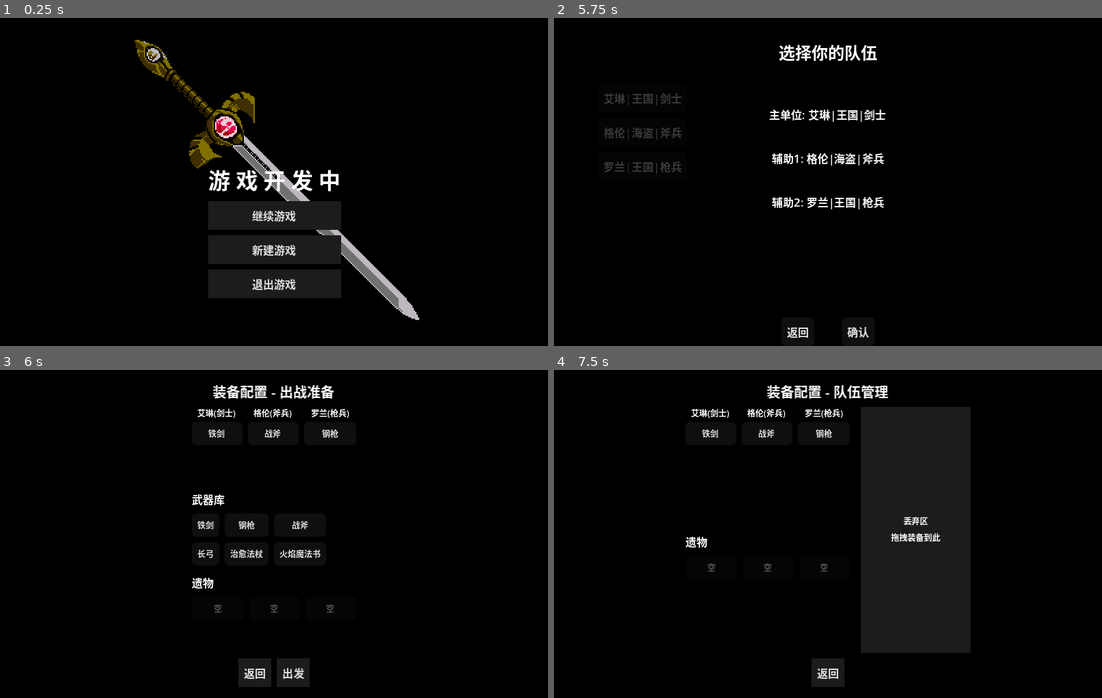
Above: before the commit, frames 1-4 (two rows, left to right).
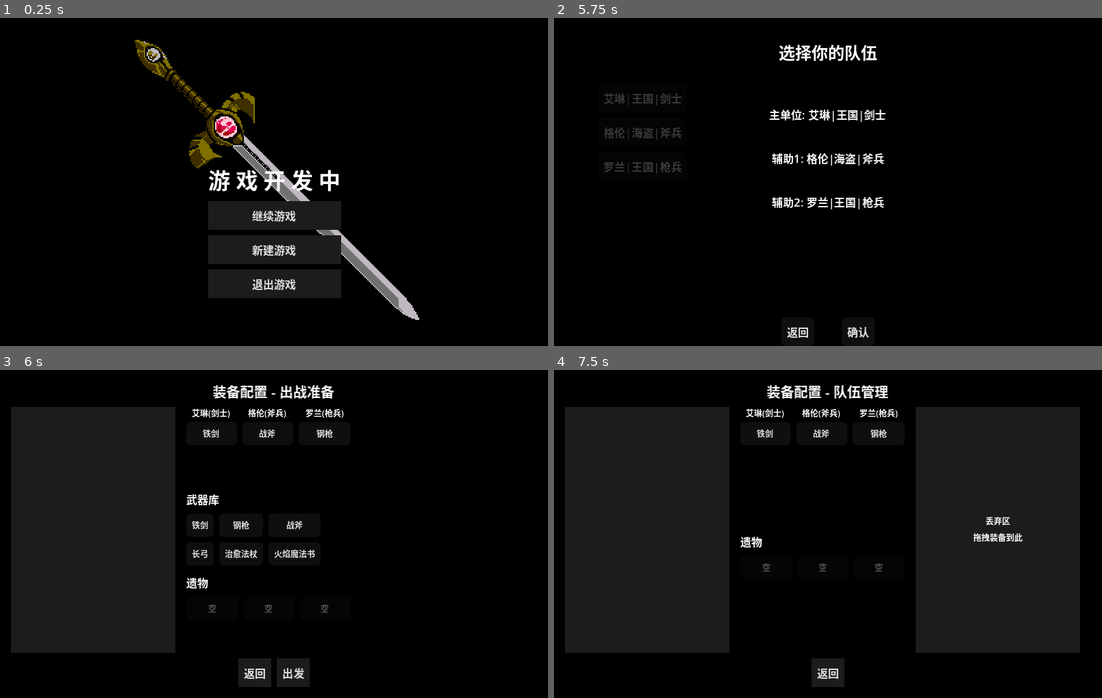
Above: after the commit, the same moments.

Repository: ZhuXilin/Dev_Project_260730
Game: Godot game, scene res://content/scenes/ui/MainMenu.tscn
Two runs of this game, one before a commit and one after it. Both use one fixed random seed, a clock stepped at 60 frames per second and the inputs below. Sound files missing from this copy of the repository are replaced by a short silence.
Inputs:
- Up to frame 1 (0.25 s): no input
- Up to frame 2 (5.75 s): click "继续游戏" at 0.5 s; click "新建游戏" at 1.25 s; click "新游戏" at 2 s; click "出战" at 2.75 s; click "艾琳|王国|剑士" at 3.5 s; click "格伦|海盗|斧兵" at 4.25 s; click "罗兰|王国|枪兵" at 5 s
- Up to frame 3 (6 s): click "确认" at 5.75 s
- Up to frame 4 (7.5 s): click "出发" at 6.5 s; click "装备配置" at 7.25 s

Frames 1-2 are identical in both runs. In frame 3, 24% of the frame differs, in the area x 2-64%, y 11-87%; in frame 4, 43%, in the area x 2-96%, y 11-87%.

Commit message:
Fixed resource bug

Diff:
--- a/content/scenes/ui/EquipmentConfig.tscn
+++ b/content/scenes/ui/EquipmentConfig.tscn
@@ -44,9 +44,16 @@
 
 [node name="MainHBox" type="HBoxContainer" parent="MainPanel/VBoxContainer" unique_id=196389867]
 layout_mode = 2
-size_flags_horizontal = 4
 size_flags_vertical = 3
 theme_override_constants/separation = 8
+
+[node name="DetailZone" type="Panel" parent="MainPanel/VBoxContainer/MainHBox" unique_id=1607857108]
+custom_minimum_size = Vector2(120, 0)
+layout_mode = 2
+size_flags_horizontal = 0
+size_flags_vertical = 3
+mouse_filter = 2
+theme_override_styles/panel = ExtResource("2")
 
 [node name="VBoxContainer" type="VBoxContainer" parent="MainPanel/VBoxContainer/MainHBox" unique_id=1358744358]
 layout_mode = 2
@@ -70,7 +77,7 @@
 size_flags_vertical = 3
 
 [node name="DiscardZone" type="Panel" parent="MainPanel/VBoxContainer/MainHBox" unique_id=408397185]
-custom_minimum_size = Vector2(80, 0)
+custom_minimum_size = Vector2(120, 0)
 layout_mode = 2
 size_flags_horizontal = 8
 size_flags_vertical = 3
@@ -78,7 +85,8 @@
 theme_override_styles/panel = ExtResource("2")
 
 [node name="DiscardLabel" type="Label" parent="MainPanel/VBoxContainer/MainHBox/DiscardZone" unique_id=448389672]
-layout_mode = 0
+layout_mode = 1
+anchors_preset = 15
 anchor_right = 1.0
 anchor_bottom = 1.0
 theme_override_font_sizes/font_size = 6
--- a/content/scenes/ui/ItemDetailPopup.tscn
+++ b/content/scenes/ui/ItemDetailPopup.tscn
@@ -13,10 +13,10 @@
 anchor_top = 0.5
 anchor_right = 0.5
 anchor_bottom = 0.5
-offset_left = -192.0
-offset_top = -104.0
-offset_right = -112.0
-offset_bottom = 56.0
+offset_left = -184.0
+offset_top = -88.0
+offset_right = -104.0
+offset_bottom = 72.0
 grow_horizontal = 2
 grow_vertical = 2
 mouse_filter = 2
--- a/function/script/Battlefield.gd
+++ b/function/script/Battlefield.gd
@@ -834,6 +834,17 @@
 	InputManager.on_wait_button_pressed()
 
 func _on_request_show_victory(winning_team: int):
+	# ============================================================
+	# 调试日志 1：函数入口
+	# ============================================================
+	print("=== _on_request_show_victory 被调用 ===")
+	print("winning_team=", winning_team, " _victory_processed=", _victory_processed)
+	print("is_map_mode=", Globals.is_map_mode)
+	print("current_node_type=", current_node_type)
+	print("GameState.current_map_data.node_type=", GameState.current_map_data.node_type if GameState.current_map_data else "无")
+	print("temp_gold(前)=", GameState.temp_gold, " temp_soul(前)=", GameState.temp_soul)
+	# ============================================================
+
 	if _victory_processed:
 		print("胜利已处理，跳过重复调用")
 		return
@@ -880,7 +891,7 @@
 	var is_win = (winning_team == 0)
 	var is_last = LevelManager.is_last_level()
 
-	# ---- 增强 is_boss 判断（支持备选数据源） ----
+	# ---- 增强 is_boss 判断 ----
 	var is_boss = (current_node_type == MapNode.NodeType.BOSS)
 	if not is_boss and GameState.current_map_data:
 		is_boss = (GameState.current_map_data.node_type == MapNode.NodeType.BOSS)
@@ -893,25 +904,46 @@
 			player_units.append(unit)
 	GameState.sync_units_from_battlefield(player_units)
 
-	# =====================================================
-	#  地图模式（从地图进入的战斗）
-	# =====================================================
+	# ============================================================
+	# 地图模式（从地图进入的战斗）
+	# ============================================================
 	if Globals.is_map_mode:
 		print("当前地图节点类型: ", current_node_type, " 是否为BOSS: ", is_boss)
 
 		# ---- ★★★ 资源累加（仅当胜利时） ★★★ ----
 		if is_win:
-			# 使用节点类型直接判断，不依赖可能被错误设置的全局标志
 			var is_non_combat_node = current_node_type in [
 				MapNode.NodeType.CAMPFIRE,
 				MapNode.NodeType.SHOP,
 				MapNode.NodeType.EVENT,
 				MapNode.NodeType.FINAL_PREP
 			]
+
+			# ============================================================
+			# 调试日志 2：资源累加条件判断
+			# ============================================================
+			print("=== 资源累加条件 ===")
+			print("is_win=", is_win)
+			print("is_non_combat_node=", is_non_combat_node)
+			print("is_boss=", is_boss)
+			# ============================================================
+
 			if not is_non_combat_node:
+				# ============================================================
+				# 调试日志 3：累加金币
+				# ============================================================
+				print("累加金币：temp_gold 从 ", GameState.temp_gold, " 变为 ", GameState.temp_gold + 10)
+				# ============================================================
 				GameState.temp_gold += 10
+
 				if is_boss:
+					# ============================================================
+					# 调试日志 4：累加魂
+					# ============================================================
+					print("累加魂：temp_soul 从 ", GameState.temp_soul, " 变为 ", GameState.temp_soul + 1)
+					# ============================================================
 					GameState.temp_soul += 1
+
 				print("Battlefield 累加资源：temp_gold=", GameState.temp_gold, " temp_soul=", GameState.temp_soul)
 			else:
 				print("非战斗地图，不累加资源")
@@ -919,10 +951,14 @@
 
 		# ---- 若为 Boss 胜利，设置推进天数标记 ----
 		if is_win and is_boss:
+			# ============================================================
+			# 调试日志 5：Boss胜利标记
+			# ============================================================
+			print("Boss 胜利，设置 should_advance_day = true")
+			# ============================================================
 			GameState.should_advance_day = true
-			print("Boss 胜利，设置 should_advance_day = true")
-
-		# ---- 发射信号（供其他监听者使用） ----
+
+		# ---- 发射信号 ----
 		SignalBus.battle_completed.emit(winning_team, is_boss)
 
 		# ---- 播放音乐 ----
@@ -934,7 +970,7 @@
 		else:
 			MusicManager.play_defeat_music()
 
-		# ---- 显示胜利/失败面板（直接传字符串，避免空值） ----
+		# ---- 显示胜利/失败面板 ----
 		if is_instance_valid(ui_manager):
 			if is_win:
 				if is_last:
@@ -950,11 +986,19 @@
 			else:
 				GameState.reset_all()
 				tree.change_scene_to_file("res://content/scenes/ui/UnitSelectUI.tscn")
-		return   # 地图模式处理完毕
-
-	# =====================================================
-	#  非地图模式（原有旧版流程，兼容调试）
-	# =====================================================
+
+		# ============================================================
+		# 调试日志 6：函数退出
+		# ============================================================
+		print("=== _on_request_show_victory 退出（地图模式） ===")
+		print("temp_gold(后)=", GameState.temp_gold, " temp_soul(后)=", GameState.temp_soul)
+		# ============================================================
+		return
+
+	# ============================================================
+	# 非地图模式（原有旧版流程，兼容调试）
+	# ============================================================
+	print("非地图模式（旧版流程）")
 	if is_win and is_last:
 		MusicManager.play_win_game_music()
 	elif is_win:
@@ -970,8 +1014,14 @@
 	else:
 		ui_manager.show_victory("战斗失败", "回到营地", Callable(self, "_on_non_map_defeat"))
 
-	# ---- 重置锁定标志（用于下一次战斗） ----
 	_victory_processed = false
+
+	# ============================================================
+	# 调试日志 7：函数退出
+	# ============================================================
+	print("=== _on_request_show_victory 退出（非地图模式） ===")
+	print("temp_gold=", GameState.temp_gold, " temp_soul=", GameState.temp_soul)
+	# ============================================================
 
 func _on_turn_changed(team: int):
 	print("连接数: ", SignalBus.turn_changed.get_connections().size())
--- a/function/script/MapScene.gd
+++ b/function/script/MapScene.gd
@@ -217,8 +217,14 @@
 
 # ---- 战斗完成回调 ----
 func _on_battle_completed(winning_team: int, is_boss: bool = false):
+	# ============================================================
+	# 调试日志 1：函数入口
+	# ============================================================
 	print("=== MapScene._on_battle_completed 被触发 ===")
 	print("winning_team=", winning_team, " is_boss=", is_boss)
+	print("temp_gold(前)=", GameState.temp_gold, " temp_soul(前)=", GameState.temp_soul)
+	print("soul=", GameState.soul, " temp_soul=", GameState.temp_soul)
+	# ============================================================
 
 	if not is_boss and GameState.current_map_data:
 		is_boss = (GameState.current_map_data.node_type == MapNode.NodeType.BOSS)
@@ -226,19 +232,38 @@
 	if winning_team == 0:
 		# ---- 玩家胜利 ----
 		# 资源已在 Battlefield 中累加，此处更新显示并保存
+
+		# ============================================================
+		# 调试日志 2：胜利后资源状态
+		# ============================================================
+		print("=== 玩家胜利，资源状态 ===")
+		print("temp_gold=", GameState.temp_gold, " temp_soul=", GameState.temp_soul)
+		# ============================================================
+
 		update_all_displays()
 		_save_game()
 
+		# ============================================================
+		# 调试日志 3：保存后验证
+		# ============================================================
+		print("保存后资源：temp_gold=", GameState.temp_gold, " temp_soul=", GameState.temp_soul)
+		# ============================================================
+
 		if is_boss:
-			# =========================================================
-			# ★★★ Boss 胜利分支 ★★★
-			# =========================================================
+			# ============================================================
+			# 调试日志 4：Boss 胜利分支
+			# ============================================================
 			print("检测到 Boss 胜利，推进天数")
+			print("should_advance_day 设为 false")
+			# ============================================================
 			GameState.should_advance_day = false
 
 			var has_next = LevelManager.advance_day()
+			print("advance_day 返回：", has_next)
+
 			if not has_next:
 				# ---- 三天全部完成 ----
+				print("=== 三天全部完成 ===")
 				GameState.finish_cycle()
 				GameState.reset_for_new_cycle()
 				GameState.interrupt_state = 1
@@ -256,22 +281,62 @@
 			GameState.current_day = new_day
 
 			# ★ 每天结束后立即合并魂到永久资源池 ★
+			# ============================================================
+			# 调试日志 5：finish_day 前后
+			# ============================================================
+			print("=== finish_day 前 ===")
+			print("soul=", GameState.soul, " temp_soul=", GameState.temp_soul)
+			# ============================================================
+
 			GameState.finish_day()
+
+			# ============================================================
+			# 调试日志 6：finish_day 后
+			# ============================================================
+			print("=== finish_day 后 ===")
+			print("soul=", GameState.soul, " temp_soul=", GameState.temp_soul)
+			# ============================================================
 
 			level_list = LevelManager.get_current_day_levels()
 			generate_map(new_day)
 			_setup_ui()
 			update_all_displays()
 			_save_game()
+
+			# ============================================================
+			# 调试日志 7：Boss 胜利完成
+			# ============================================================
 			print("Boss 胜利：进入第 ", new_day, " 天，当前永久魂：", GameState.soul)
+			print("temp_gold=", GameState.temp_gold, " temp_soul=", GameState.temp_soul)
+			# ============================================================
 			return
 
 		# ---- 普通战斗胜利 ----
+		# ============================================================
+		# 调试日志 8：普通战斗胜利
+		# ============================================================
+		print("普通战斗胜利，更新地图节点可用性")
+		# ============================================================
+
 		if map_data and map_data.root_node:
 			_update_availability(map_data.root_node)
 			_save_game()
+
+		# ============================================================
+		# 调试日志 9：普通战斗胜利完成
+		# ============================================================
+		print("普通战斗完成，temp_gold=", GameState.temp_gold, " temp_soul=", GameState.temp_soul)
+		# ============================================================
+
 	else:
 		print("战斗失败，可重新尝试")
+
+	# ============================================================
+	# 调试日志 10：函数退出
+	# ============================================================
+	print("=== MapScene._on_battle_completed 退出 ===")
+	print("最终资源：soul=", GameState.soul, " temp_gold=", GameState.temp_gold, " temp_soul=", GameState.temp_soul)
+	# ============================================================
 
 func _on_cycle_complete():
 	GameState.interrupt_state = 1
